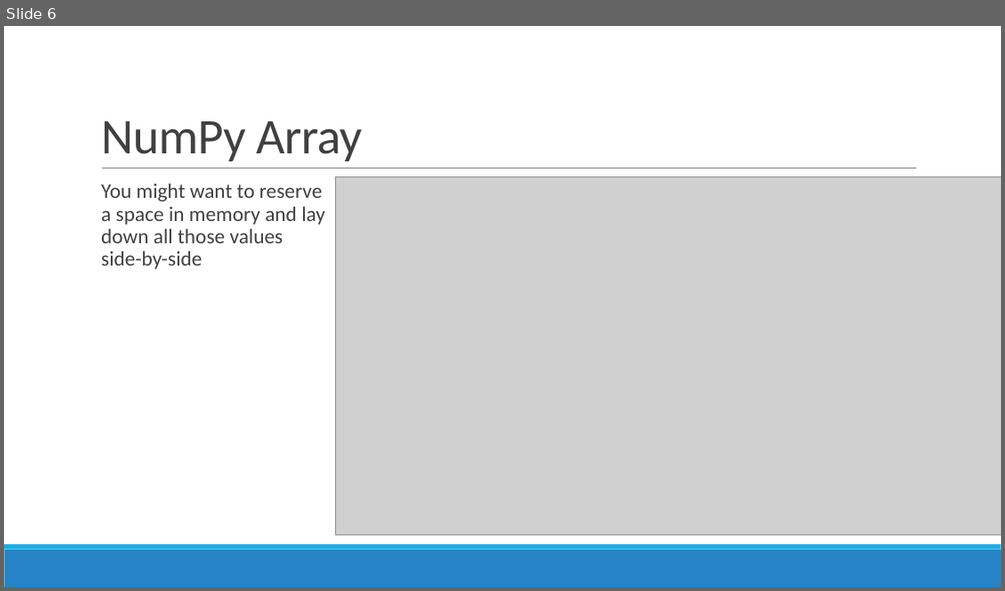
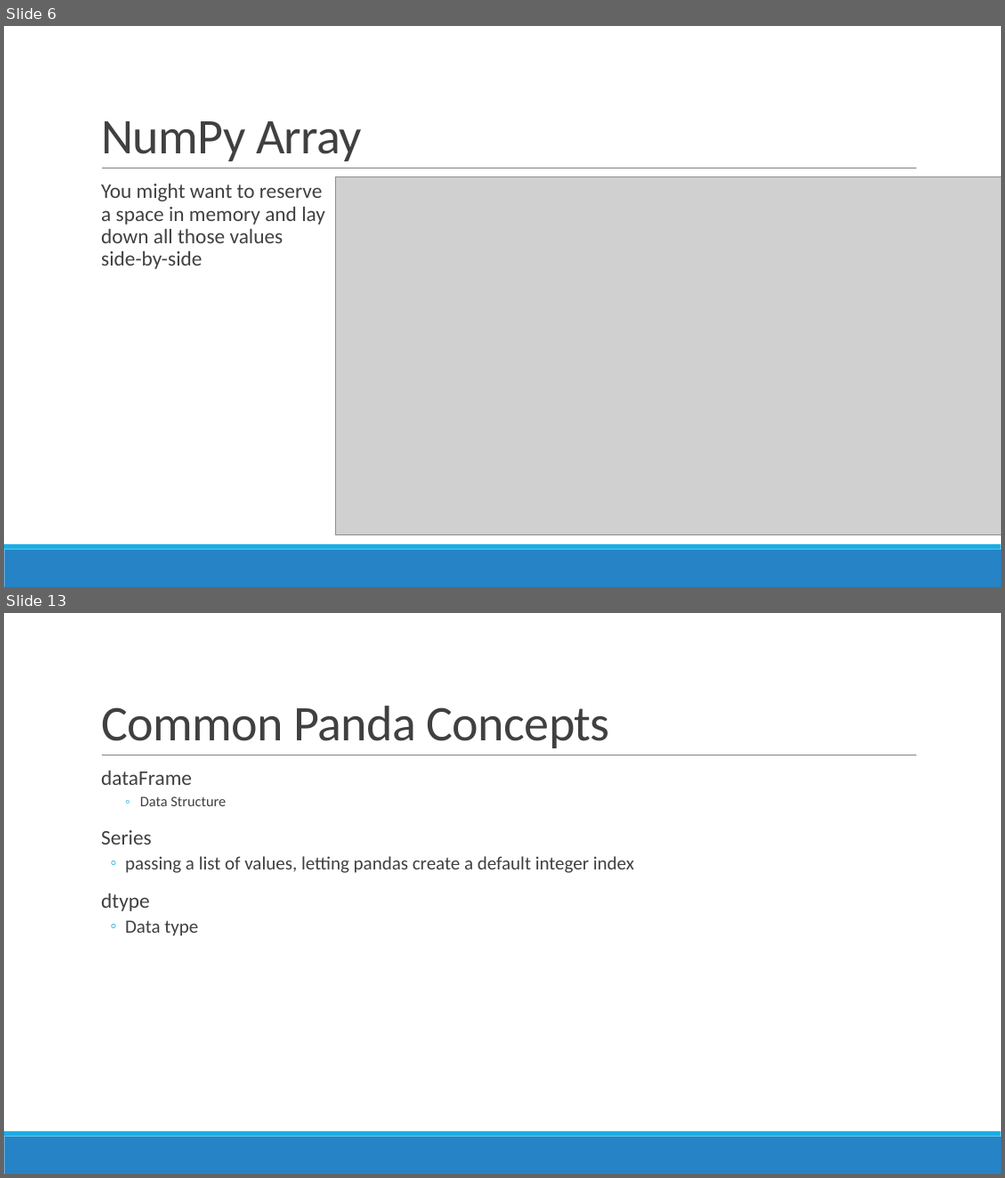
Before and after one commit to steven-king/mj583, a slide deck: class-08-numpy+pandas/numpy-pandas.pptx. Shown one above the other, each under a label of ours: slide 6 before the commit, slides 6 and 13 after it; the slides between them are not shown. The pictures are 1005x591 and 1005x1178 pixels, drawn with LibreOffice and Linux fonts; fonts in the diff are those of the drawing; grey boxes stand for pictures. Boxes give left, top, right and bottom in pixels: in the first picture for what was removed or moved away, otherwise in the second. Text is boxed around its words. In the diff, an @@ line names an element or a change of style, - is before the commit and + after.

```diff
--- a/class-08-numpy+pandas/numpy-pandas.pptx
+++ b/class-08-numpy+pandas/numpy-pandas.pptx
@@ slide 13 added at bbox=[4, 613, 1001, 1174], background #FFFFFF; not listed: 3 template elements that a slide beside it also shows @@
@@ title added at bbox=[101, 706, 610, 748], 48 pt, text #404040 @@
+Common Panda Concepts
@@ text added at bbox=[101, 771, 634, 936], 18 pt, text #404040 @@
+  dataFrame
+    ◦ Data Structure
+  Series
+  ◦ passing a list of values, letting pandas create a default integer index
+  dtype
+  ◦ Data type
```
Also in this commit, not shown: 8 other slides added, 2 other files.
